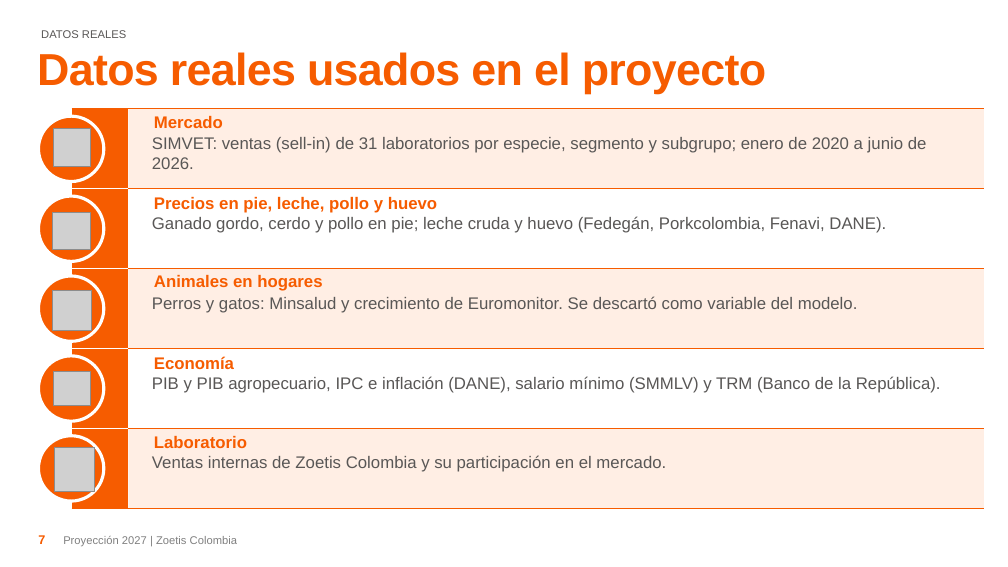
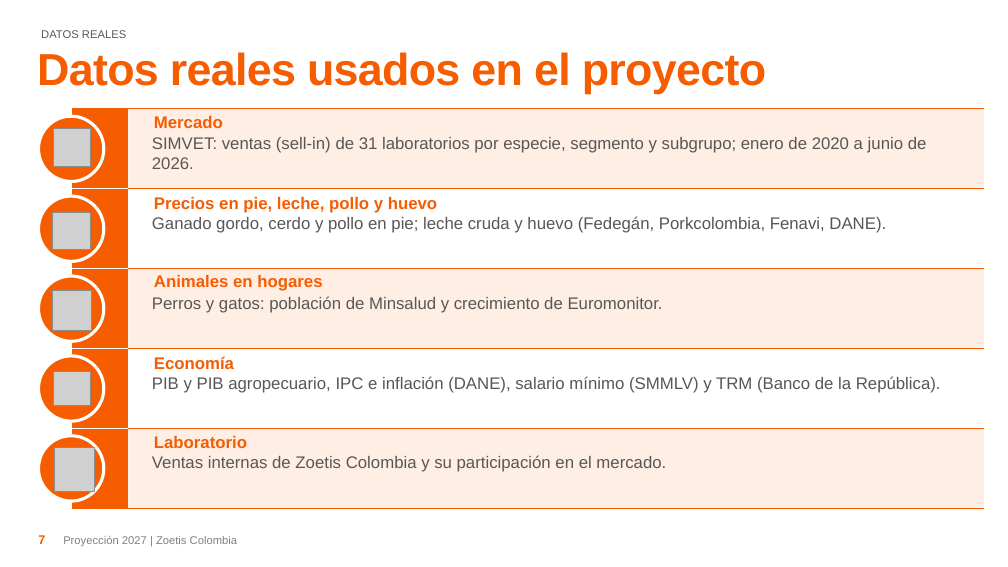
Before and after one commit to jkcuellarc-del/MercadoFarma, a slide deck: slide 7 of presentacion/Sustentacion_Proyeccion_2027_Zoetis_Colombia.pptx. Drawn at 1008x567 pixels with LibreOffice and Linux fonts; fonts in the diff are those of the drawing; grey boxes stand for pictures; background and template pictures are left out. Boxes give left, top, right and bottom in pixels: in the first picture for what was removed or moved away, otherwise in the second. Text is boxed around its words. In the diff, an @@ line names an element or a change of style, - is before the commit and + after.

```diff
--- a/presentacion/Sustentacion_Proyeccion_2027_Zoetis_Colombia.pptx
+++ b/presentacion/Sustentacion_Proyeccion_2027_Zoetis_Colombia.pptx
@@ text at bbox=[152, 296, 663, 313]: text changed @@
-Perros y gatos: Minsalud y crecimiento de Euromonitor. Se descartó como variable del modelo.
+Perros y gatos: población de Minsalud y crecimiento de Euromonitor.
```
Also in this commit, not shown: 3 other slides changed, 2 slides added, 12 other files.
